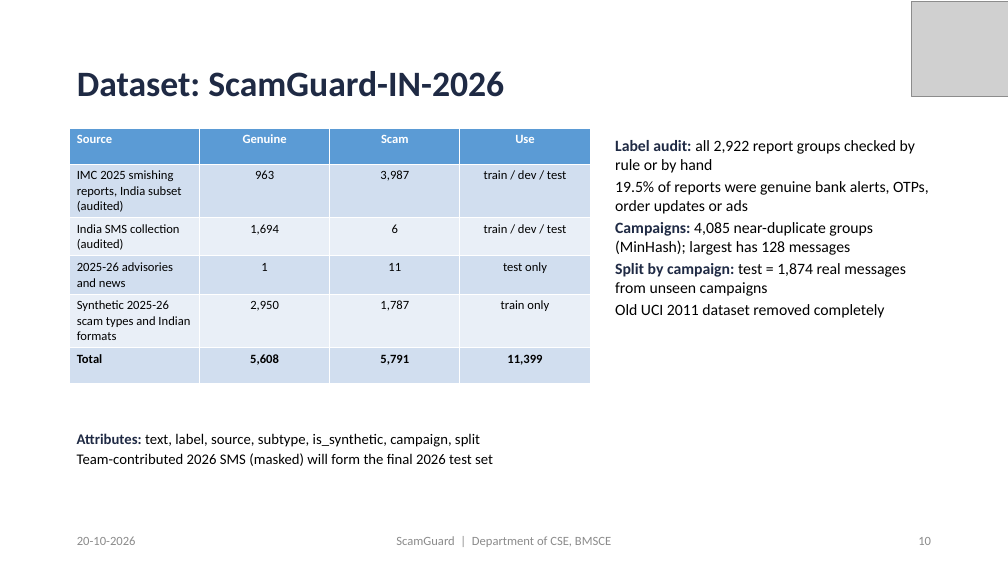
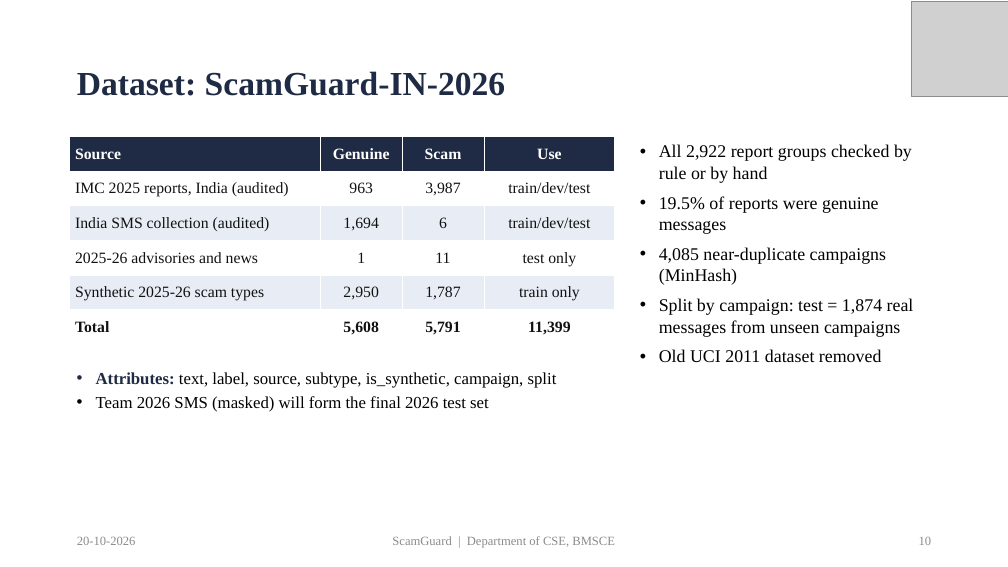
Before and after one commit to priyamthakur275/ScamGuard-AI, a slide deck: slide 10 of docs/presentation/ScamGuard_PP2_Presentation.pptx. Drawn at 1008x567 pixels with LibreOffice and Linux fonts; fonts in the diff are those of the drawing; grey boxes stand for pictures. Boxes give left, top, right and bottom in pixels: in the first picture for what was removed or moved away, otherwise in the second. Text is boxed around its words. In the diff, an @@ line names an element or a change of style, - is before the commit and + after.

Commit message:
Docs: unify project title, Times New Roman and cleaner layout for paper, report and slides

```diff
--- a/docs/presentation/ScamGuard_PP2_Presentation.pptx
+++ b/docs/presentation/ScamGuard_PP2_Presentation.pptx
@@ title "Dataset: ScamGuard-IN-2026" at bbox=[77, 71, 506, 96]: size 34 to 32 pt, font Calibri to Times New Roman @@
@@ table at bbox=[70, 136, 615, 345] @@
-row 2, column 1: IMC 2025 smishing reports, India subset (audited)
+row 2, column 1: IMC 2025 reports, India (audited)
-row 2, column 4: train / dev / test
+row 2, column 4: train/dev/test
-row 3, column 4: train / dev / test
+row 3, column 4: train/dev/test
-row 5, column 1: Synthetic 2025-26 scam types and Indian formats
+row 5, column 1: Synthetic 2025-26 scam types
@@ fill #5B9BD5 to #1F2A44 in row 1 @@
@@ fill #D2DEEF to #FFFFFF in 12 cells @@
@@ fill #EAEFF7 to #E8EDF5 in 8 cells @@
@@ size 12 to 15 pt, font Calibri to Times New Roman in "Source", "Genuine", "Scam", "Use" and 16 more places @@
@@ text colour #000000 to #111111 in "963", "3,987", "India SMS collection (audited)", "1,694" and 12 more places @@
@@ table: place and size @@
-table at bbox=[70, 129, 590, 369]
+table at bbox=[70, 136, 615, 345]
@@ text "All 2,922 report groups checked ...": place and size @@
-text "All 2,922 report groups checked ..." at bbox=[615, 140, 929, 318]
+text "All 2,922 report groups checked ..." at bbox=[659, 144, 914, 362]
@@ text at bbox=[659, 144, 912, 285]: text changed; size 15 to 17 pt; font Calibri to Times New Roman @@
-Label audit: all 2,922 report groups checked by rule or by hand
-19.5% of reports were genuine bank alerts, OTPs, order updates or ads
-Campaigns: 4,085 near-duplicate groups (MinHash); largest has 128 messages
+• All 2,922 report groups checked by rule or by hand
+• 19.5% of reports were genuine messages
+• 4,085 near-duplicate campaigns (MinHash)
@@ text at bbox=[659, 298, 914, 337]: size 15 to 17 pt, font Calibri to Times New Roman in "Split by campaign: test = 1,874 real ..."; text colour #1F2A44 to #000000, bold off in "Split by campaign:"; bullet none to •; more space between paragraphs @@
@@ text at bbox=[659, 349, 882, 362]: text changed; size 15 to 17 pt; font Calibri to Times New Roman @@
-Old UCI 2011 dataset removed completely
+• Old UCI 2011 dataset removed
@@ text "Attributes: text, label, source, subtype, ...": place and size @@
-text "Attributes: text, label, source, subtype, ..." at bbox=[77, 433, 493, 466]
+text "Attributes: text, label, source, subtype, ..." at bbox=[96, 372, 557, 412]
@@ text at bbox=[96, 372, 557, 388]: size 14 to 16 pt, font Calibri to Times New Roman in "Attributes: text, label, source, subtype, is_synthetic, camp ..."; bullet none to •; more space between paragraphs @@
@@ text at bbox=[96, 396, 489, 412]: text changed; size 14 to 16 pt; font Calibri to Times New Roman @@
-Team-contributed 2026 SMS (masked) will form the final 2026 test set
+• Team 2026 SMS (masked) will form the final 2026 test set
@@ font Calibri to Times New Roman in 3 elements at bbox=[392, 536, 615, 548], bbox=[919, 537, 932, 545], bbox=[77, 536, 136, 545] @@
```
Also in this commit, not shown: 20 other slides changed, 1 slide added, 29 other files.
